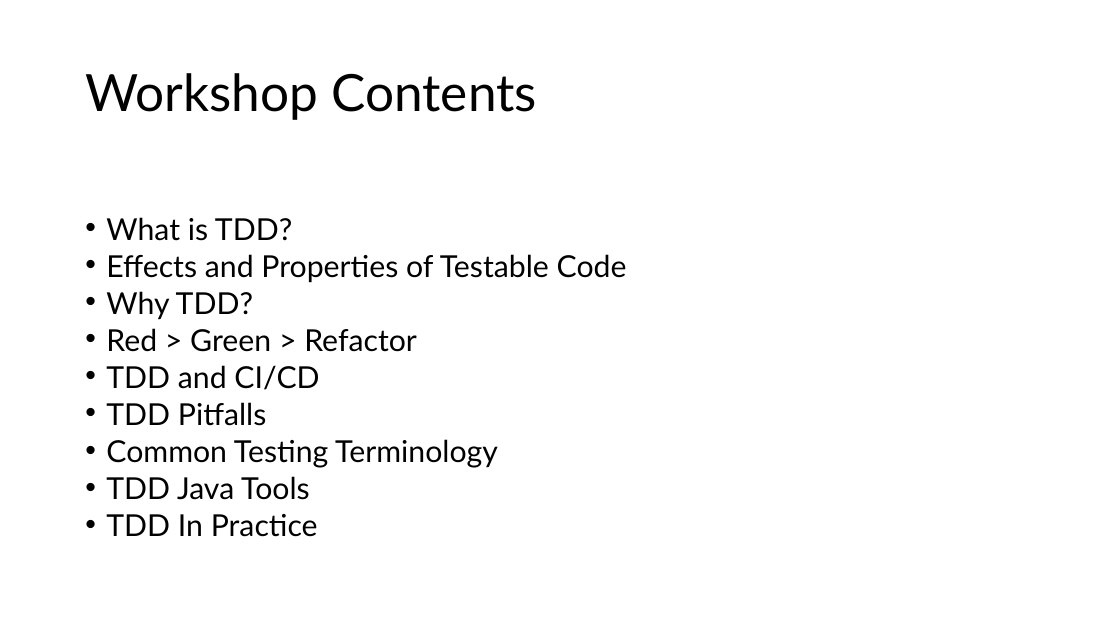
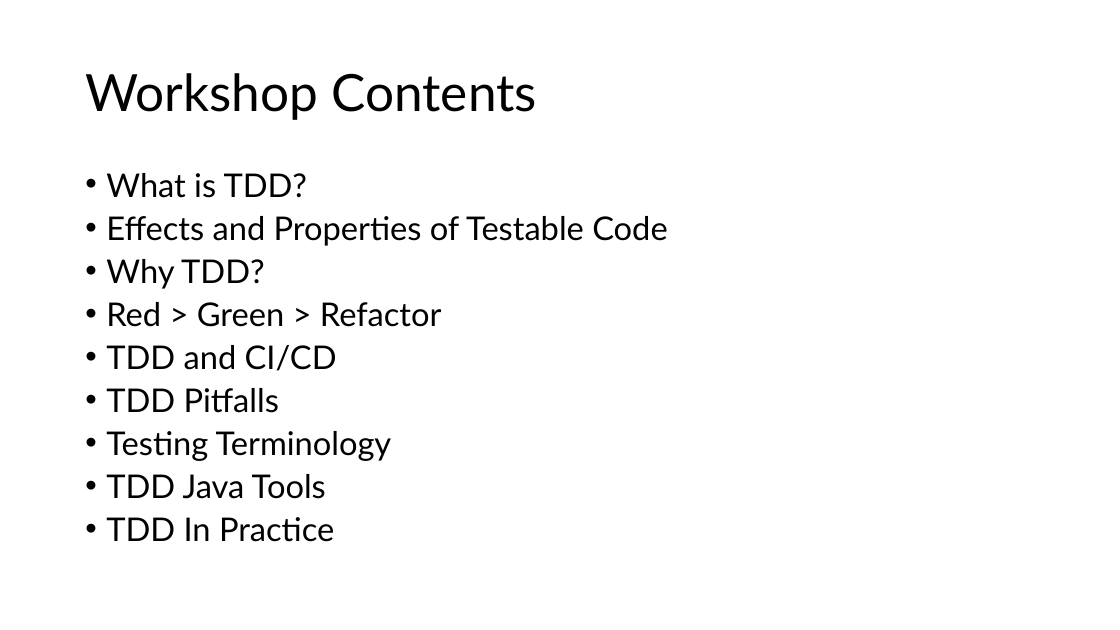
Before and after one commit to G2HJei/tdd-birthday-emails, a slide deck: slide 2 of Test-Driven Development.pptx. Drawn at 1120x630 pixels with LibreOffice and Linux fonts; fonts in the diff are those of the drawing. Boxes give left, top, right and bottom in pixels: in the first picture for what was removed or moved away, otherwise in the second. Text is boxed around its words. In the diff, an @@ line names an element or a change of style, - is before the commit and + after.

```diff
--- a/Test-Driven Development.pptx
+++ b/Test-Driven Development.pptx
@@ text at <box>106,173,668,542</box>: size 25.9 to 28 pt in "What is TDD?", "Effects and Properties of Testable Code", "Why TDD?", "Red > Green > Refactor" and 4 more places; line spacing 0.7 to 0.8 @@
@@ text at <box>106,431,392,461</box>: text changed; size 25.9 to 28 pt @@
-• Common Testing Terminology
+• Testing Terminology
```
Also in this commit, not shown: 6 other slides changed, 5 slides added, 1 slide removed, 1 other file.
